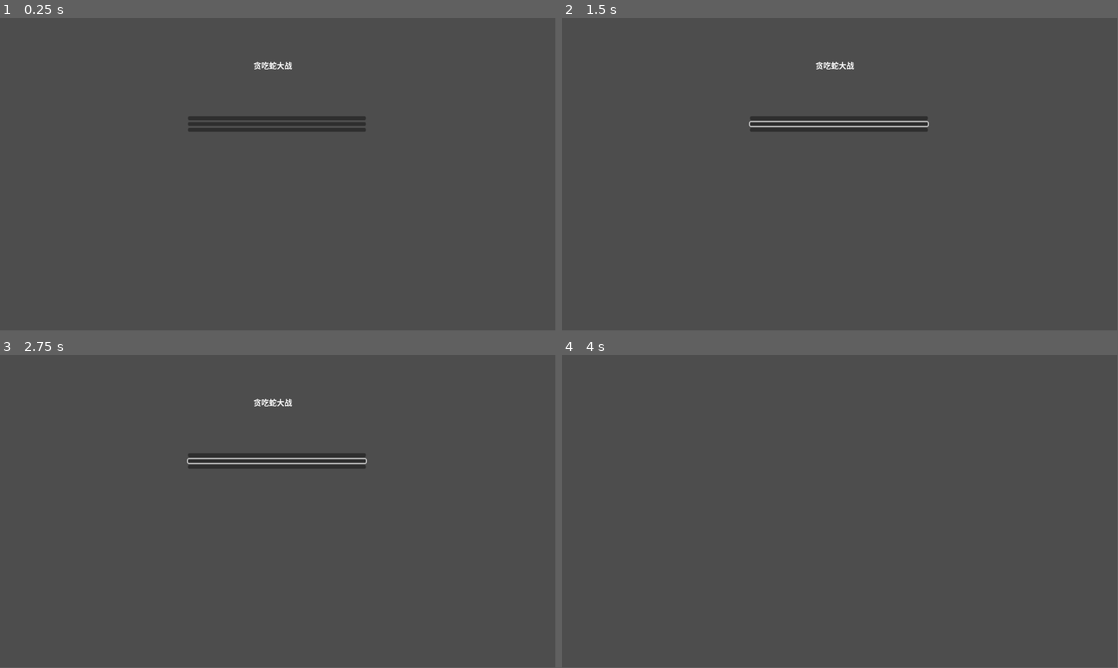
Above: before the commit, frames 1-4 (two rows, left to right).
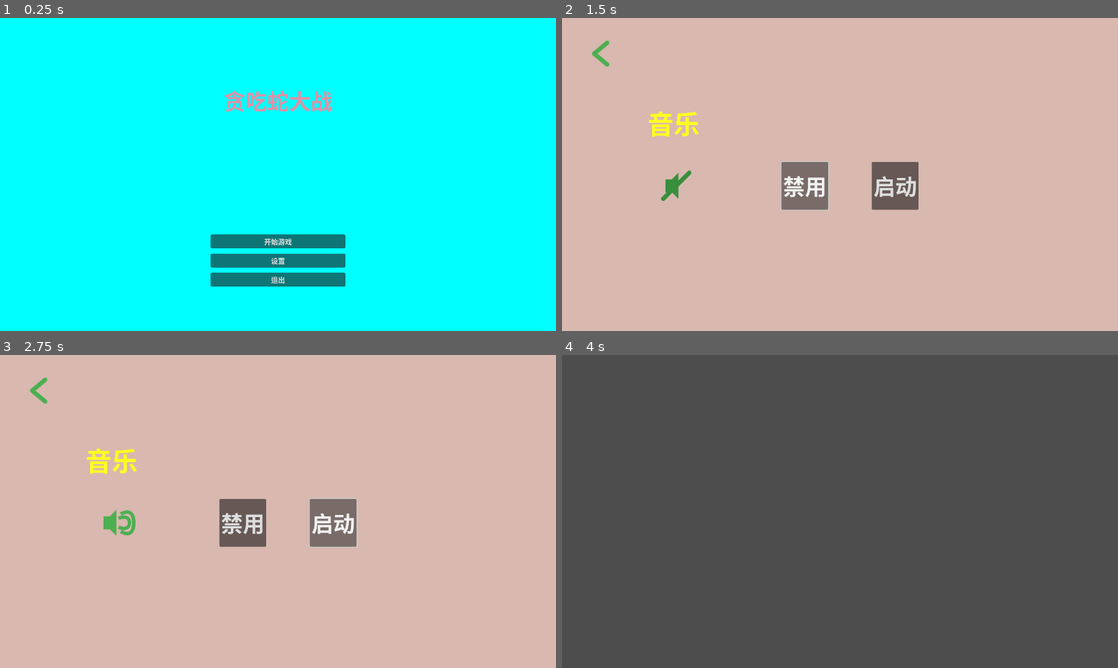
Above: after the commit, the same moments.

Repository: ShenYh98/greedy-snake
Game: Godot game, scene res://StartScreen/StartScreen.tscn
The game is run twice, just before and just after one commit, with the same random seed, the same clock (stepped at 60 frames per second) and the same inputs.
Inputs (mouse positions are in pixels of both pictures, inside the frame that each line leads up to; where the layout moved, square brackets give the same spot in the first picture):
- Up to frame 1 (0.25 s): no input
- Up to frame 2 (1.5 s): click (840, 259) [840, 124] at 0.5 s; click (806, 183) at 1.25 s, where only the run after the commit has a clickable "禁用"
- Up to frame 3 (2.75 s): click (333, 520) at 2 s, where only the run after the commit has a clickable "启动"
- Up to frame 4 (4 s): click (600, 389) at 2.77 s; click (840, 577) [840, 455] at 3.5 s
In our replay, the window is 799x449 before the commit and 800x450 after it. These sizes can differ from the game's own. Grey fills any space a smaller window leaves; there, only what the larger window draws over its background counts as a difference.

The runs differ from the first frame. In frame 1, 100% of the frame differs, in the area x 0-100%, y 0-100%; in frame 2, 100%; in frame 3, 100%; in frame 4, only the window size differs.

Commit message:
新增 1. 新增setting场景 2. 完成成setting场景音量控制 3. 新增三个音量相关图标 4. 调整开始场景各个控件位置

Diff:
--- a/Settings/Settings.tscn
+++ b/Settings/Settings.tscn
@@ -1,3 +1,69 @@
-[gd_scene format=3 uid="uid://cudo33tr8xcyg"]
+[gd_scene load_steps=3 format=3 uid="uid://cudo33tr8xcyg"]
 
-[node name="Settings" type="Node"]
+[ext_resource type="Script" uid="uid://b77l6wtbf4thp" path="res://Settings/settings.gd" id="1_w44vd"]
+[ext_resource type="Texture2D" uid="uid://brlssqwovojgd" path="res://Settings/back.svg" id="2_246cf"]
+
+[node name="Settings" type="Control" node_paths=PackedStringArray("music_on_button", "music_off_button", "back_button", "music_icon")]
+layout_mode = 3
+anchors_preset = 0
+script = ExtResource("1_w44vd")
+music_on_button = NodePath("HBoxContainer/MusicOn")
+music_off_button = NodePath("HBoxContainer/MusicOff")
+back_button = NodePath("BackButton")
+music_icon = NodePath("MusicIcon")
+
+[node name="Background" type="ColorRect" parent="."]
+layout_mode = 1
+anchors_preset = 15
+anchor_right = 1.0
+anchor_bottom = 1.0
+offset_right = 1280.0
+offset_bottom = 720.0
+grow_horizontal = 2
+grow_vertical = 2
+color = Color(0.8470393, 0.7234356, 0.68607664, 1)
+
+[node name="MusicLabel" type="Label" parent="."]
+layout_mode = 0
+offset_left = 197.0
+offset_top = 197.0
+offset_right = 317.0
+offset_bottom = 280.0
+theme_override_colors/font_color = Color(1, 1, 0.1254902, 1)
+theme_override_font_sizes/font_size = 60
+text = "音乐"
+
+[node name="MusicIcon" type="TextureRect" parent="."]
+layout_mode = 0
+offset_left = 213.0
+offset_top = 336.0
+offset_right = 277.0
+offset_bottom = 376.0
+
+[node name="HBoxContainer" type="HBoxContainer" parent="."]
+layout_mode = 0
+offset_left = 432.0
+offset_top = 331.0
+offset_right = 895.0
+offset_bottom = 441.0
+theme_override_constants/separation = 100
+alignment = 1
+
+[node name="MusicOff" type="Button" parent="HBoxContainer"]
+layout_mode = 2
+theme_override_font_sizes/font_size = 50
+text = "禁用"
+
+[node name="MusicOn" type="Button" parent="HBoxContainer"]
+layout_mode = 2
+theme_override_font_sizes/font_size = 50
+text = "启动"
+
+[node name="BackButton" type="Button" parent="."]
+layout_mode = 0
+offset_left = 35.0
+offset_top = 28.0
+offset_right = 143.0
+offset_bottom = 136.0
+icon = ExtResource("2_246cf")
+flat = true
--- /dev/null
+++ b/Settings/back.svg
@@ -0,0 +1,4 @@
+<svg width="100" height="100" viewBox="0 0 100 100" xmlns="http://www.w3.org/2000/svg">
+  <!-- 返回箭头 -->
+  <path d="M65,25 L35,50 L65,75" stroke="#4CAF50" stroke-width="10" fill="none" stroke-linecap="round" stroke-linejoin="round"/>
+</svg>
--- /dev/null
+++ b/Settings/musicOff.svg
@@ -0,0 +1,6 @@
+<svg width="100" height="100" viewBox="0 0 100 100" xmlns="http://www.w3.org/2000/svg">
+  <!-- 喇叭主体 (深绿色) -->
+  <path d="M25,35 L25,65 L40,65 L55,80 L55,20 L40,35 Z" fill="#388E3C"/>
+  <!-- 禁止斜杠 (同色深绿) -->
+  <line x1="20" y1="80" x2="80" y2="20" stroke="#388E3C" stroke-width="10" stroke-linecap="round"/>
+</svg>
--- /dev/null
+++ b/Settings/musicOn.svg
@@ -0,0 +1,7 @@
+<svg width="100" height="100" viewBox="0 0 100 100" xmlns="http://www.w3.org/2000/svg">
+  <!-- 喇叭主体 -->
+  <path d="M25,35 L25,65 L40,65 L55,80 L55,20 L40,35 Z" fill="#4CAF50"/>
+  <!-- 声波线 -->
+  <path d="M60,40 C70,35 85,35 85,50 C85,65 70,65 60,60" stroke="#4CAF50" stroke-width="8" fill="none"/>
+  <path d="M65,30 C82,20 95,25 95,50 C95,75 82,80 65,70" stroke="#4CAF50" stroke-width="8" fill="none"/>
+</svg>
--- /dev/null
+++ b/Settings/settings.gd
@@ -0,0 +1,84 @@
+extends Control
+
+# 1. 定义常量
+const CONFIG_PATH = "user://game_settings.cfg"
+const MUSIC_BUS_NAME = "Master"
+
+# 2. 导出变量 - 添加了TextureRect引用
+@export var music_on_button: Button
+@export var music_off_button: Button
+@export var back_button: Button
+@export var music_icon: TextureRect  # 新增：引用图标显示节点
+
+# 3. 预加载两个图标资源（请确保路径正确）
+@onready var volume_on_icon = preload("res://Settings/musicOn.svg")
+@onready var volume_off_icon = preload("res://Settings/musicOff.svg")
+
+func _ready():
+	# 连接按钮信号
+	if music_on_button:
+		music_on_button.pressed.connect(_on_music_on_button_pressed)
+	if music_off_button:
+		music_off_button.pressed.connect(_on_music_off_button_pressed)
+	if back_button:
+		back_button.pressed.connect(_on_back_button_pressed)
+
+	print(ProjectSettings.globalize_path("user://"))
+
+	# 加载设置
+	_load_settings()
+	# 更新按钮和图标状态
+	_update_ui_state()
+
+# 4. 点击"打开音乐"按钮
+func _on_music_on_button_pressed():
+	AudioServer.set_bus_volume_db(AudioServer.get_bus_index(MUSIC_BUS_NAME), 0.0)
+	_save_settings(true)
+	_update_ui_state()
+
+# 5. 点击"关闭音乐"按钮
+func _on_music_off_button_pressed():
+	AudioServer.set_bus_volume_db(AudioServer.get_bus_index(MUSIC_BUS_NAME), -80.0)
+	_save_settings(false)
+	_update_ui_state()
+
+# 6. 点击"返回"按钮
+func _on_back_button_pressed():
+	get_tree().change_scene_to_file("res://StartScreen/StartScreen.tscn")
+
+# 7. 更新UI状态（按钮和图标）
+func _update_ui_state():
+	# 获取当前音量状态
+	var current_volume = AudioServer.get_bus_volume_db(AudioServer.get_bus_index(MUSIC_BUS_NAME))
+	var is_music_on = current_volume > -40.0
+
+	# 更新按钮状态
+	if music_on_button:
+		music_on_button.button_pressed = is_music_on
+	if music_off_button:
+		music_off_button.button_pressed = not is_music_on
+
+	# 更新图标 - 根据音乐状态切换显示的图片
+	if music_icon:
+		if is_music_on:
+			music_icon.texture = volume_on_icon
+		else:
+			music_icon.texture = volume_off_icon
+
+# 8. 保存设置
+func _save_settings(music_enabled: bool):
+	var config = ConfigFile.new()
+	config.set_value("audio", "music_enabled", music_enabled)
+	config.save(CONFIG_PATH)
+
+# 9. 加载设置
+func _load_settings():
+	var config = ConfigFile.new()
+	var err = config.load(CONFIG_PATH)
+
+	if err == OK:
+		var music_enabled = config.get_value("audio", "music_enabled", true)
+		if music_enabled:
+			AudioServer.set_bus_volume_db(AudioServer.get_bus_index(MUSIC_BUS_NAME), 0.0)
+		else:
+			AudioServer.set_bus_volume_db(AudioServer.get_bus_index(MUSIC_BUS_NAME), -80.0)
--- a/StartScreen/StartScreen.tscn
+++ b/StartScreen/StartScreen.tscn
@@ -16,33 +16,55 @@
 settings_button = NodePath("MenuContainer/SettingButton")
 quit_button = NodePath("MenuContainer/QuitButton")
 
-[node name="Background" type="TextureRect" parent="."]
-layout_mode = 0
-offset_left = 49.0
-offset_top = 28.0
-offset_right = 1123.0
-offset_bottom = 609.0
+[node name="ColorRect" type="ColorRect" parent="."]
+layout_mode = 1
+anchors_preset = 15
+anchor_right = 1.0
+anchor_bottom = 1.0
+offset_right = 1152.0
+offset_bottom = 648.0
+grow_horizontal = 2
+grow_vertical = 2
+color = Color(0, 1, 1, 1)
 
 [node name="Title" type="Label" parent="."]
-layout_mode = 0
-offset_left = 526.0
-offset_top = 86.0
-offset_right = 617.0
-offset_bottom = 141.0
+layout_mode = 1
+anchors_preset = 15
+anchor_right = 1.0
+anchor_bottom = 1.0
+offset_left = 485.0
+offset_top = 153.0
+offset_right = 667.0
+offset_bottom = 153.0
+grow_horizontal = 2
+grow_vertical = 2
+theme_override_colors/font_color = Color(0.8799159, 0.56726277, 0.6549567, 1)
+theme_override_font_sizes/font_size = 50
 text = "贪吃蛇大战"
+horizontal_alignment = 1
 
 [node name="MenuContainer" type="VBoxContainer" parent="."]
-layout_mode = 0
-offset_left = 390.0
-offset_top = 204.0
-offset_right = 759.0
-offset_bottom = 479.0
+layout_mode = 1
+anchors_preset = 15
+anchor_right = 1.0
+anchor_bottom = 1.0
+offset_left = 485.0
+offset_top = 424.0
+offset_right = 667.0
+offset_bottom = 621.0
+grow_horizontal = 2
+grow_vertical = 2
+theme_override_constants/separation = 12
+alignment = 1
 
 [node name="StartButton" type="Button" parent="MenuContainer"]
 layout_mode = 2
+text = "开始游戏"
 
 [node name="SettingButton" type="Button" parent="MenuContainer"]
 layout_mode = 2
+text = "设置"
 
 [node name="QuitButton" type="Button" parent="MenuContainer"]
 layout_mode = 2
+text = "退出"
--- a/StartScreen/start_screen.gd
+++ b/StartScreen/start_screen.gd
@@ -14,7 +14,7 @@
 func _on_settings_button_pressed():
 	# 切换到设置场景，请将路径替换为你的实际设置场景文件路径
 	print("打开设置")
-	#get_tree().change_scene_to_file("res://ui/settings_menu.tscn")
+	get_tree().change_scene_to_file("res://Settings/Settings.tscn")
 
 # 当“退出游戏”按钮被按下
 func _on_quit_button_pressed():
--- a/icon.svg
+++ /dev/null
@@ -1 +0,0 @@
-<svg xmlns="http://www.w3.org/2000/svg" width="128" height="128"><rect width="124" height="124" x="2" y="2" fill="#363d52" stroke="#212532" stroke-width="4" rx="14"/><g fill="#fff" transform="translate(12.322 12.322)scale(.101)"><path d="M105 673v33q407 354 814 0v-33z"/><path fill="#478cbf" d="m105 673 152 14q12 1 15 14l4 67 132 10 8-61q2-11 15-15h162q13 4 15 15l8 61 132-10 4-67q3-13 15-14l152-14V427q30-39 56-81-35-59-83-108-43 20-82 47-40-37-88-64 7-51 8-102-59-28-123-42-26 43-46 89-49-7-98 0-20-46-46-89-64 14-123 42 1 51 8 102-48 27-88 64-39-27-82-47-48 49-83 108 26 42 56 81zm0 33v39c0 276 813 276 814 0v-39l-134 12-5 69q-2 10-14 13l-162 11q-12 0-16-11l-10-65H446l-10 65q-4 11-16 11l-162-11q-12-3-14-13l-5-69z"/><path d="M483 600c0 34 58 34 58 0v-86c0-34-58-34-58 0z"/><circle cx="725" cy="526" r="90"/><circle cx="299" cy="526" r="90"/></g><g fill="#414042" transform="translate(12.322 12.322)scale(.101)"><circle cx="307" cy="532" r="60"/><circle cx="717" cy="532" r="60"/></g></svg>
--- a/project.godot
+++ b/project.godot
@@ -13,4 +13,9 @@
 config/name="GreedySnake"
 run/main_scene="uid://cqt1hm1g1ueh4"
 config/features=PackedStringArray("4.5", "Forward Plus")
-config/icon="res://icon.svg"
+
+[display]
+
+window/size/viewport_width=1280
+window/size/viewport_height=720
+window/size/resizable=false
Not shown, added: Settings/back.svg.import
Not shown, added: Settings/musicOff.svg.import
Not shown, changed: Settings/musicOn.svg.import
Not shown, added: Settings/settings.gd.uid
